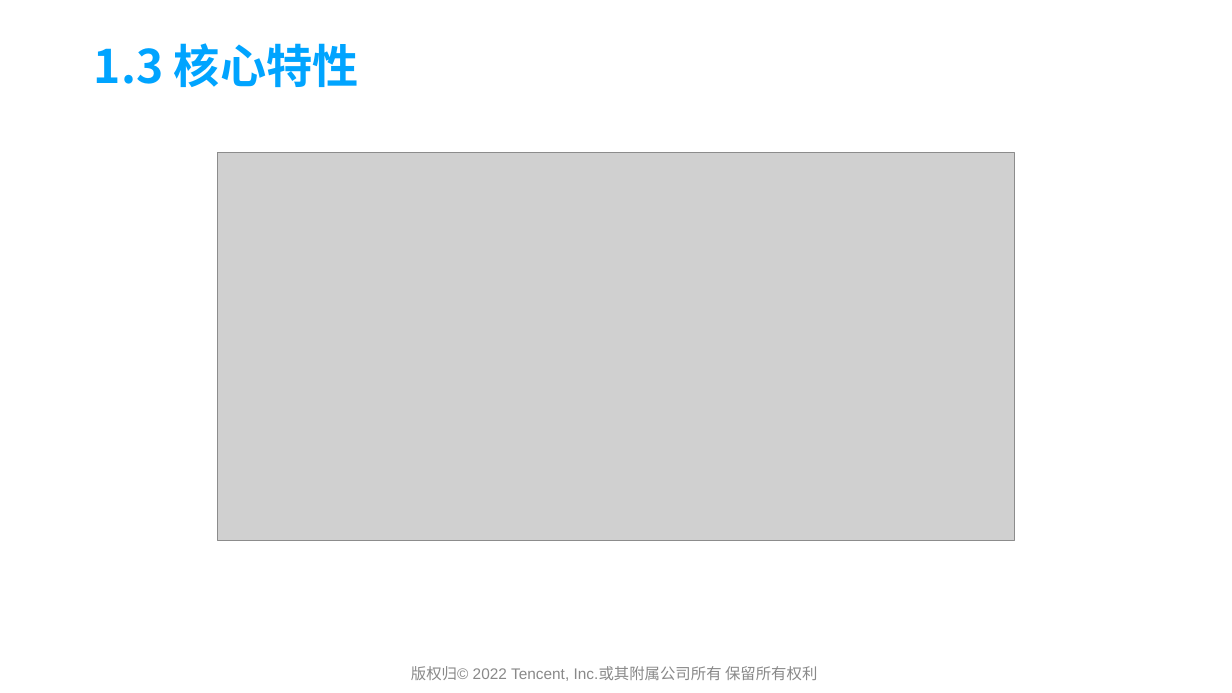
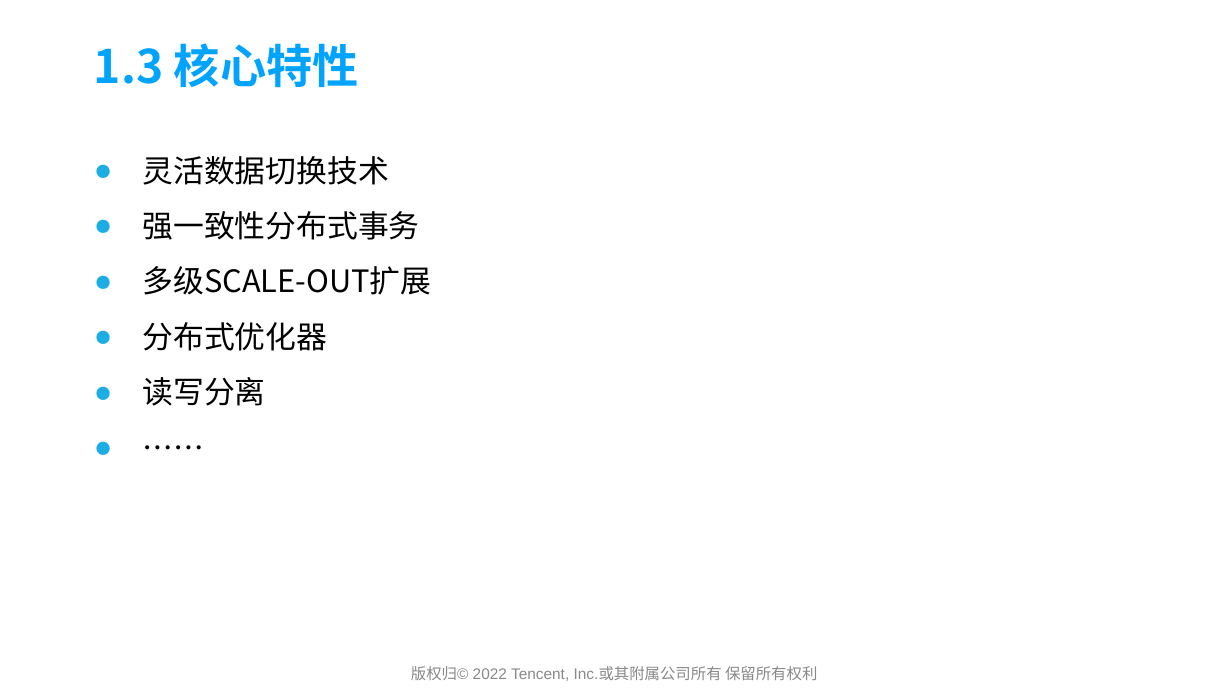
Before and after one commit to yedushusheng/mysql-learning, a slide deck: slide 7 of 28. OLTP/GoldenDB产品简介及架构解析.pptx. Drawn at 1232x693 pixels with LibreOffice and Linux fonts; fonts in the diff are those of the drawing; grey boxes stand for pictures; background and template pictures are left out. Boxes give left, top, right and bottom in pixels: in the first picture for what was removed or moved away, otherwise in the second. Text is boxed around its words. In the diff, an @@ line names an element or a change of style, - is before the commit and + after.

```diff
--- a/28. OLTP/GoldenDB产品简介及架构解析.pptx
+++ b/28. OLTP/GoldenDB产品简介及架构解析.pptx
@@ text added at box(142, 156, 431, 406), 24 pt, text #000000 @@
+● 灵活数据切换技术
+● 强一致性分布式事务
+● 多级SCALE-OUT扩展
+● 分布式优化器
+● 读写分离
+● ……
@@ picture removed at box(217, 152, 1014, 541) @@
```
Also in this commit, not shown: 9 other slides changed, 8 slides added.
